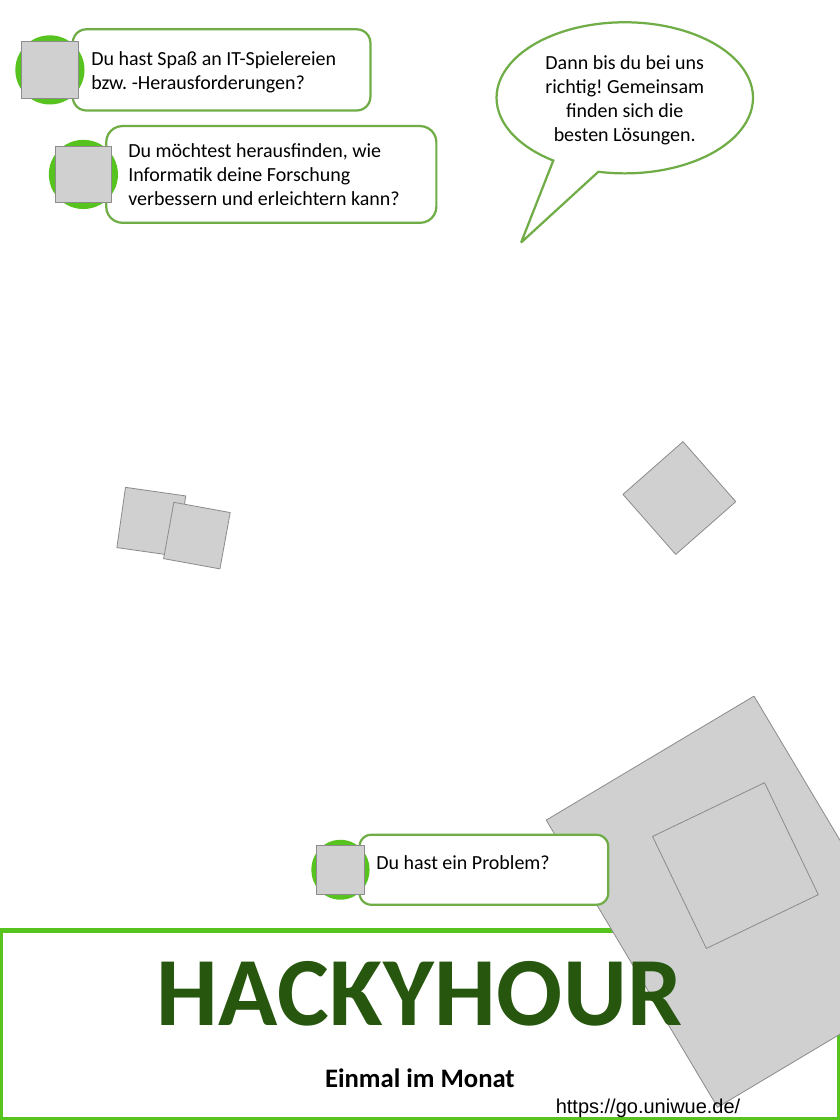
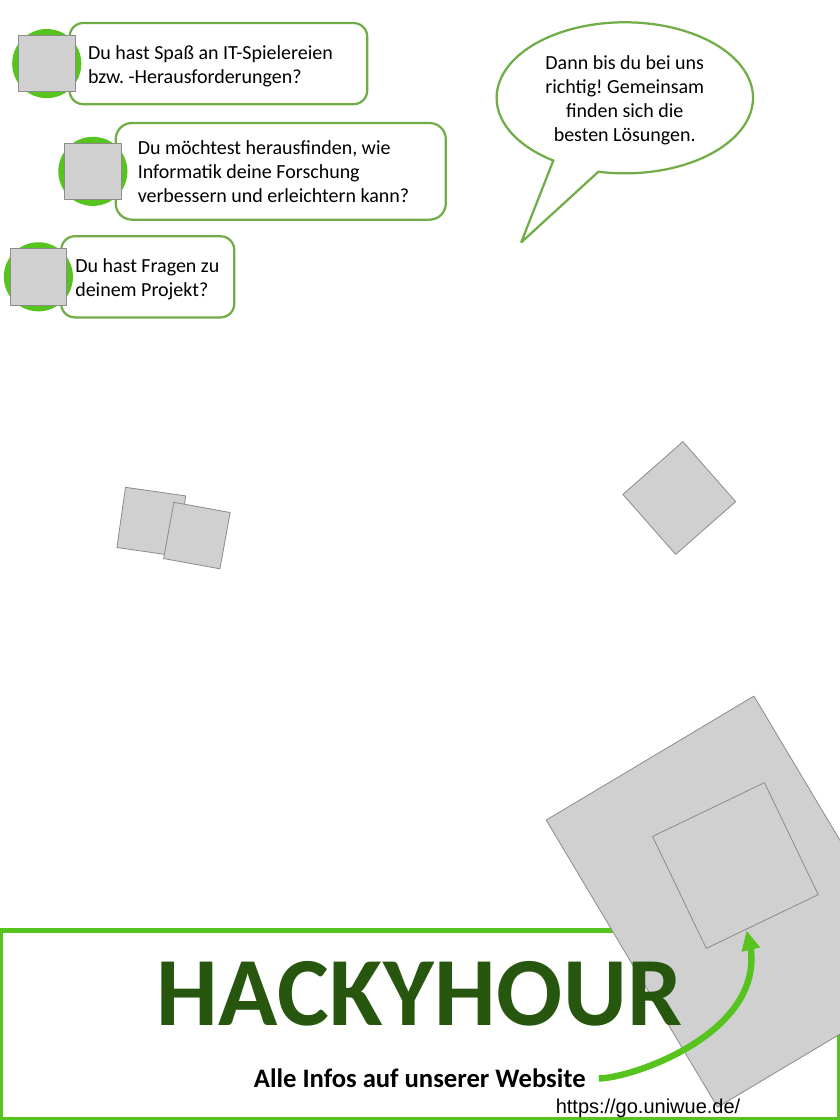
Before and after one commit to HackyHour/Wuerzburg, a slide deck: slide 1 of poster/Hackyhour_poster.pptx. Drawn at 840x1120 pixels with LibreOffice and Linux fonts; fonts in the diff are those of the drawing; grey boxes stand for pictures; background and template pictures are left out. Boxes give left, top, right and bottom in pixels: in the first picture for what was removed or moved away, otherwise in the second. Text is boxed around its words. In the diff, an @@ line names an element or a change of style, - is before the commit and + after.

Commit message:
Update poster

```diff
--- a/poster/Hackyhour_poster.pptx
+++ b/poster/Hackyhour_poster.pptx
@@ 1 picture, 1 text, 1 rounded rectangle, 1 ellipse: place and size @@
-1 picture, 1 text, 1 rounded rectangle, 1 ellipse at [17, 30, 370, 110]
+1 picture, 1 text, 1 rounded rectangle, 1 ellipse at [14, 23, 367, 104]
@@ 1 picture, 1 text, 1 rounded rectangle, 1 ellipse: place and size @@
-1 picture, 1 text, 1 rounded rectangle, 1 ellipse at [50, 126, 437, 223]
+1 picture, 1 text, 1 rounded rectangle, 1 ellipse at [59, 123, 446, 220]
@@ rounded rectangle added at [62, 236, 234, 317], fill #FFFFFF, outline #70AD47 2 pt @@
@@ ellipse: place and size @@
-ellipse at [313, 841, 369, 898]
+ellipse at [5, 243, 72, 310]
@@ picture: place and size @@
-picture at [317, 846, 364, 894]
+picture at [10, 249, 67, 306]
@@ text added at [75, 258, 219, 300], 18 pt, text #000000 @@
+Du hast Fragen zu deinem Projekt?
@@ rounded rectangle removed at [359, 835, 608, 905] @@
@@ text removed at [376, 855, 550, 869] @@
-Du hast ein Problem?
@@ freeform shape added at [599, 931, 752, 1078], outline #57C31F 5.75 pt @@
@@ text at [254, 1068, 585, 1088]: text changed @@
-Einmal im Monat
+Alle Infos auf unserer Website
```
